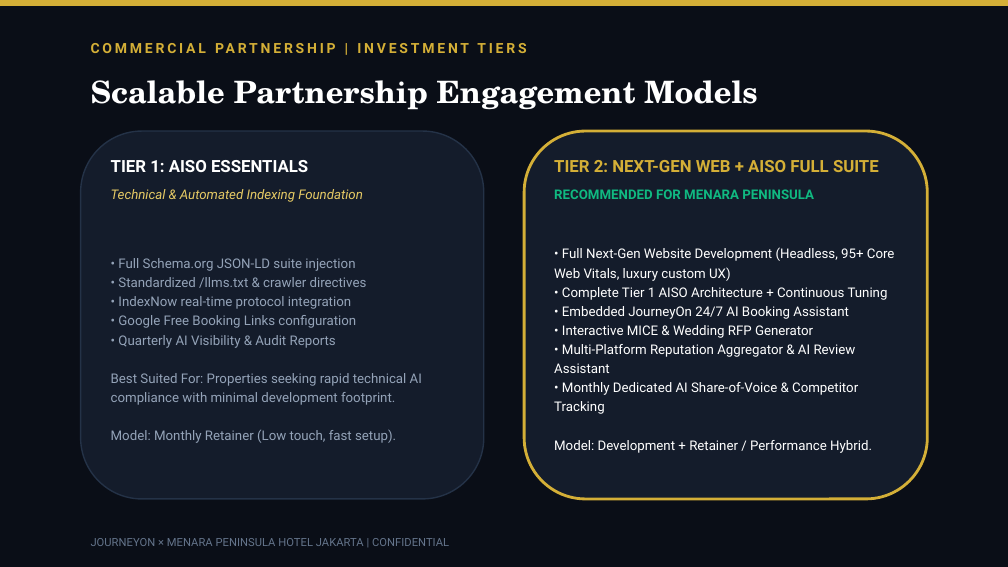
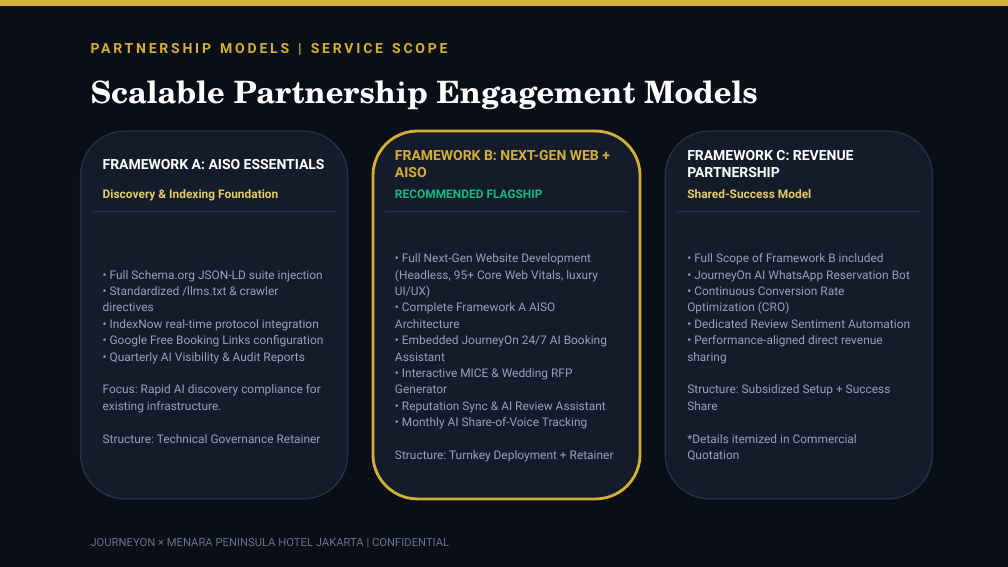
Before and after one commit to arbuuuud/menarapeninsula, a slide deck: slide 12 of PITCH_DECK_MENARA_PENINSULA_AISO.pptx. Drawn at 1008x567 pixels with LibreOffice and Linux fonts; fonts in the diff are those of the drawing. Boxes give left, top, right and bottom in pixels: in the first picture for what was removed or moved away, otherwise in the second. Text is boxed around its words. In the diff, an @@ line names an element or a change of style, - is before the commit and + after.

Commit message:
refactor(presentation): regenerate 16:9 PPTX without pricing numbers and align with value creation logic

```diff
--- a/PITCH_DECK_MENARA_PENINSULA_AISO.pptx
+++ b/PITCH_DECK_MENARA_PENINSULA_AISO.pptx
@@ text at bbox=[81, 35, 927, 60]: text changed @@
-COMMERCIAL PARTNERSHIP | INVESTMENT TIERS
+PARTNERSHIP MODELS | SERVICE SCOPE
@@ rounded rectangle: place and size @@
-rounded rectangle at bbox=[81, 131, 484, 499]
+rounded rectangle at bbox=[81, 131, 348, 499]
@@ rounded rectangle added at bbox=[373, 131, 640, 499], fill #141C2B, outline #D4AF37 2 pt @@
@@ rounded rectangle: place and size @@
-rounded rectangle at bbox=[524, 131, 927, 499]
+rounded rectangle at bbox=[665, 131, 932, 499]
@@ rounded rectangle at bbox=[665, 131, 932, 499]: outline #D4AF37 2 pt to #243247 1 pt @@
@@ text at bbox=[103, 159, 325, 169]: text changed; size 12 to 10 pt @@
-TIER 1: AISO ESSENTIALS
+FRAMEWORK A: AISO ESSENTIALS
@@ text at bbox=[395, 150, 599, 177]: text changed; size 12 to 10 pt @@
-TIER 2: NEXT-GEN WEB + AISO FULL SUITE
+FRAMEWORK B: NEXT-GEN WEB + AISO
@@ text added at bbox=[687, 150, 854, 177], 10 pt, text #FFFFFF, bold @@
+FRAMEWORK C: REVENUE PARTNERSHIP
@@ text at bbox=[103, 189, 278, 201]: text changed; size 9.5 to 8.5 pt; bold on; italic off @@
-Technical & Automated Indexing Foundation
+Discovery & Indexing Foundation
@@ text added at bbox=[395, 189, 543, 198], 8.5 pt, text #10B981, bold @@
+RECOMMENDED FLAGSHIP
@@ text removed at bbox=[554, 189, 814, 199] @@
-RECOMMENDED FOR MENARA PENINSULA
@@ text added at bbox=[687, 189, 811, 198], 8.5 pt, text #E6CA65, bold @@
+Shared-Success Model
@@ text "• Full Schema.org JSON-LD suite ...": place and size @@
-text "• Full Schema.org JSON-LD suite ..." at bbox=[111, 258, 422, 443]
+text "• Full Schema.org JSON-LD suite ..." at bbox=[103, 270, 323, 443]
@@ line added from (93, 212) to (336, 212), #243247 1 pt @@
@@ text "• Full Next-Gen Website Development ...": place and size @@
-text "• Full Next-Gen Website Development ..." at bbox=[554, 247, 895, 453]
+text "• Full Next-Gen Website Development ..." at bbox=[395, 253, 614, 462]
@@ line added from (385, 212) to (628, 212), #243247 1 pt @@
@@ line added from (677, 212) to (920, 212), #243247 1 pt @@
@@ text at bbox=[395, 253, 598, 328]: text changed; size 9.5 to 8.5 pt; text colour #FFFFFF to #94A3B8 @@
-• Full Next-Gen Website Development (Headless, 95+ Core Web Vitals, luxury custom UX)
-• Complete Tier 1 AISO Architecture + Continuous Tuning
+• Full Next-Gen Website Development (Headless, 95+ Core Web Vitals, luxury UI/UX)
+• Complete Framework A AISO Architecture
@@ text added at bbox=[687, 253, 910, 460], 8.5 pt, text #94A3B8 @@
+• Full Scope of Framework B included
+• JourneyOn AI WhatsApp Reservation Bot
+• Continuous Conversion Rate Optimization (CRO)
+• Dedicated Review Sentiment Automation
+• Performance-aligned direct revenue sharing
+Structure: Subsidized Setup + Success Share
+*Details itemized in Commercial Quotation
@@ text at bbox=[103, 270, 323, 364]: size 9.5 to 8.5 pt in "• Full Schema.org JSON-LD suite injection", "• Standardized /llms.txt & crawler directives", "• IndexNow real-time protocol integration", "• Google Free Booking Links configuration" and 1 more places; line spacing 1.2 to 1.15 @@
@@ text at bbox=[395, 335, 607, 393]: size 9.5 to 8.5 pt, text colour #FFFFFF to #94A3B8 in "• Embedded JourneyOn 24/7 AI Booking Assistant", "• Interactive MICE & Wedding RFP Generator"; line spacing 1.2 to 1.15 @@
@@ text at bbox=[103, 384, 321, 443]: text changed; size 9.5 to 8.5 pt @@
-Best Suited For: Properties seeking rapid technical AI compliance with minimal development footprint.
-Model: Monthly Retainer (Low touch, fast setup).
+Focus: Rapid AI discovery compliance for existing infrastructure.
+Structure: Technical Governance Retainer
@@ text at bbox=[395, 401, 614, 462]: text changed; size 9.5 to 8.5 pt; text colour #FFFFFF to #94A3B8 @@
-• Multi-Platform Reputation Aggregator & AI Review Assistant
-• Monthly Dedicated AI Share-of-Voice & Competitor Tracking
-Model: Development + Retainer / Performance Hybrid.
+• Reputation Sync & AI Review Assistant
+• Monthly AI Share-of-Voice Tracking
+Structure: Turnkey Deployment + Retainer
```
Also in this commit, not shown: 5 other slides changed, 1 other file.
